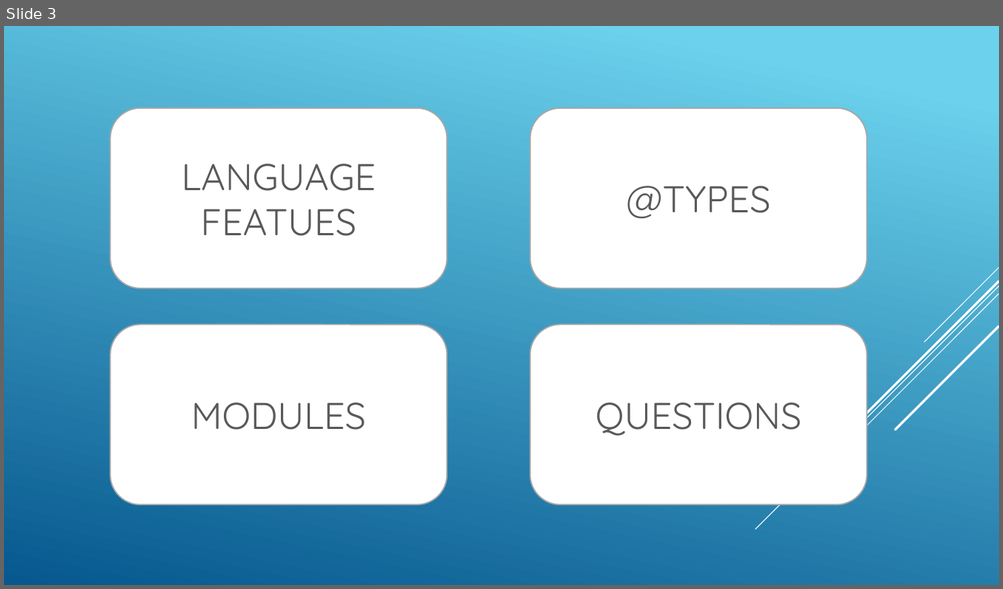
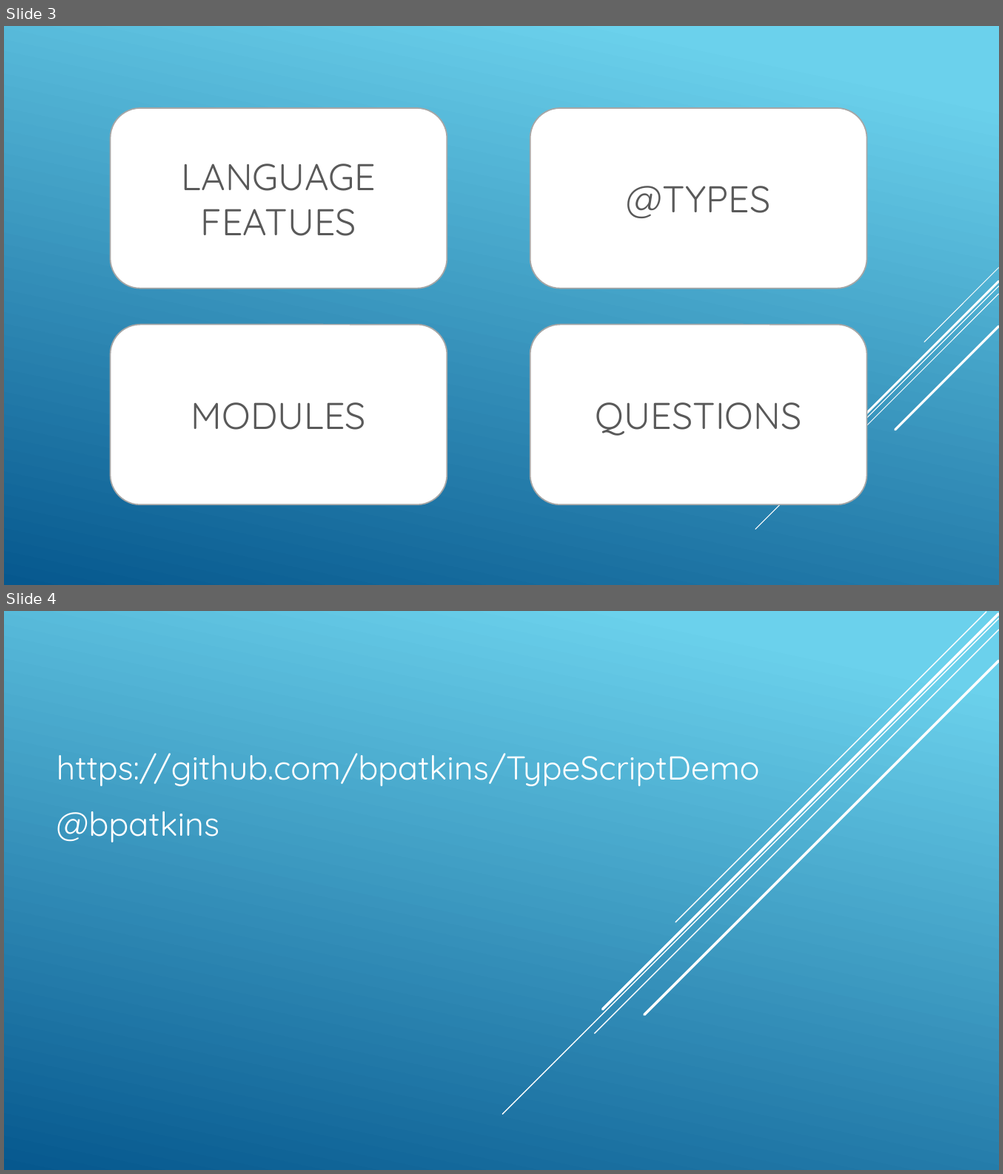
Before and after one commit to bpatkins/TypeScriptDemo, a slide deck: presentation.pptx. Shown one above the other, each under a label of ours: slide 3 before the commit, slides 3 and 4 after it. The pictures are 1003x589 and 1003x1174 pixels, drawn with LibreOffice and Linux fonts; fonts in the diff are those of the drawing. Boxes give left, top, right and bottom in pixels: in the first picture for what was removed or moved away, otherwise in the second. Text is boxed around its words. In the diff, an @@ line names an element or a change of style, - is before the commit and + after.

Commit message:
updating power point

```diff
--- a/presentation.pptx
+++ b/presentation.pptx
@@ slide 4 added at [4,611,999,1170], background gradient #6ED2EB to #06588E @@
@@ line added from (999, 618) to (503, 1115), #FFFFFF 1 pt @@
@@ line added from (999, 629) to (595, 1034), #FFFFFF 1 pt @@
@@ line added from (999, 614) to (603, 1009), #FFFFFF 2.5 pt @@
@@ line added from (986, 612) to (675, 923), #FFFFFF 1 pt @@
@@ line added from (999, 661) to (644, 1015), #FFFFFF 2.5 pt @@
@@ text added at [57,753,760,786], 32 pt, text #FFFFFF @@
+https://github.com/bpatkins/TypeScriptDemo
@@ text added at [57,812,219,843], 32 pt, text #FFFFFF @@
+@bpatkins
```
